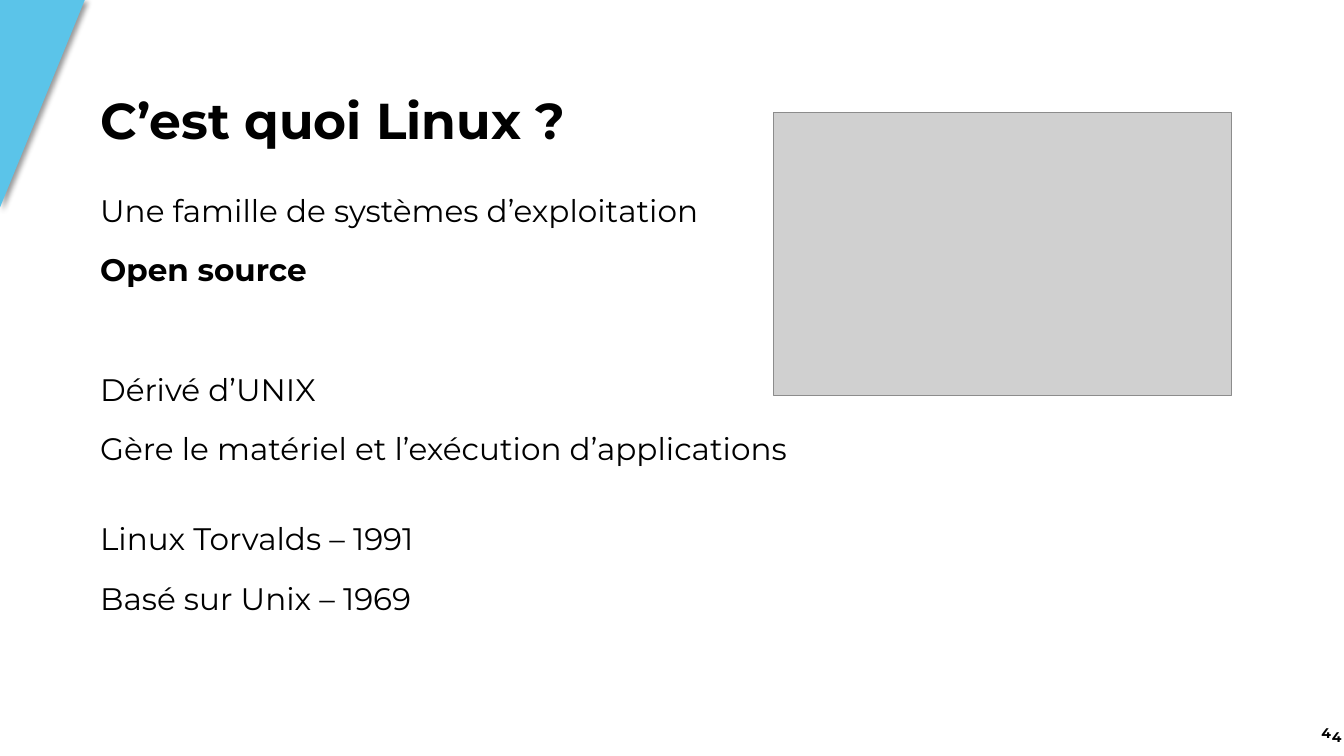
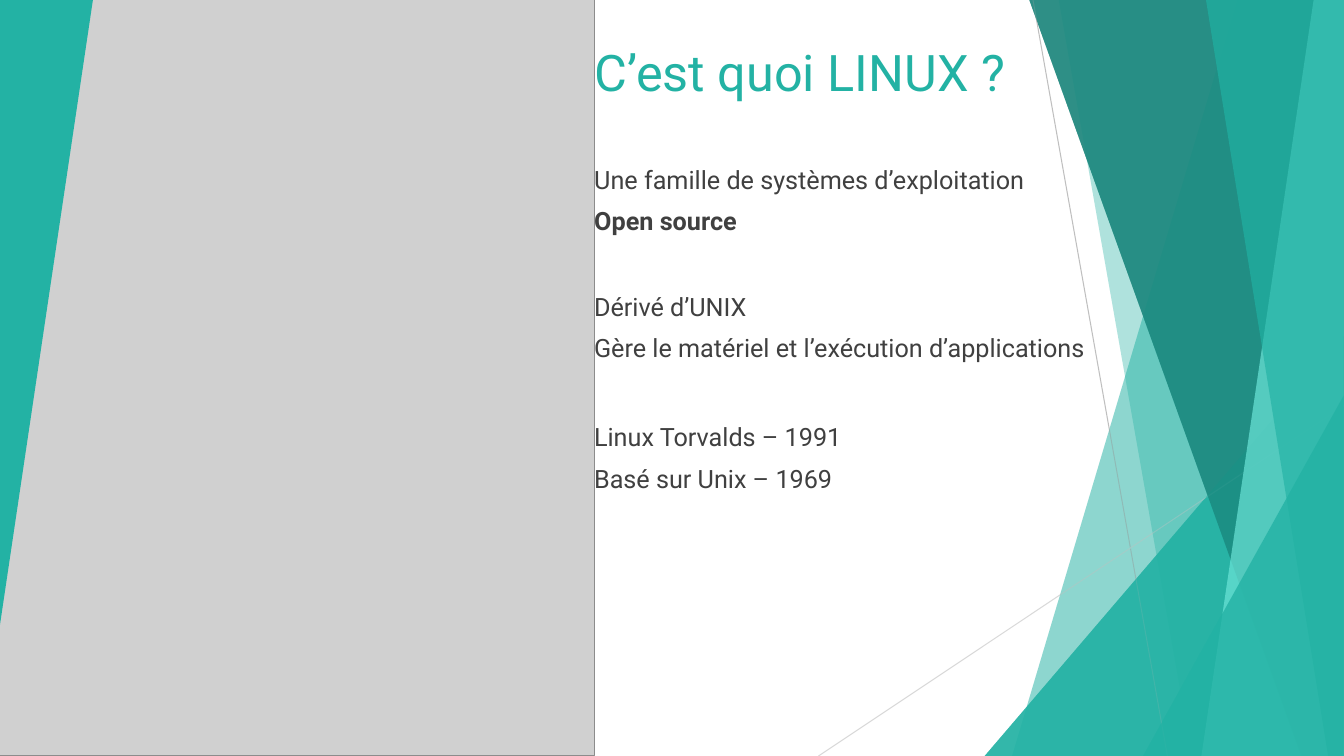
Before and after one commit to Lyon-Ynov-Campus/Docs, a slide deck: slide 5 of Ymmersions/Ymmersion - Linux.pptx (slide 4 before the commit). Drawn at 1344x756 pixels with LibreOffice and Linux fonts; fonts in the diff are those of the drawing; grey boxes stand for pictures; background and template pictures are left out. Boxes give left, top, right and bottom in pixels: in the first picture for what was removed or moved away, otherwise in the second. Text is boxed around its words. In the diff, an @@ line names an element or a change of style, - is before the commit and + after.

Commit message:
New presentation for Ymmersion Linux

```diff
--- a/Ymmersions/Ymmersion - Linux.pptx
+++ b/Ymmersions/Ymmersion - Linux.pptx
@@ picture: place and size @@
-picture at [773, 113, 1232, 395]
+picture at [0, 0, 595, 756]
@@ triangle removed at [0, 0, 85, 208] @@
@@ triangle added at [0, 0, 93, 625], fill #23B2A4 @@
@@ text "C’est quoi LINUX ?" at [595, 53, 969, 102]: vertical alignment middle to top @@
@@ text at [595, 53, 969, 102]: text changed; font Montserrat to Roboto; text colour #000000 to #23B2A4; bold off @@
-C’est quoi Linux ?
+C’est quoi LINUX ?
@@ text added at [594, 166, 1024, 236], 18 pt, text #404040 @@
+Une famille de systèmes d’exploitation
+Open source
@@ text removed at [100, 198, 787, 611] @@
-Une famille de systèmes d’exploitation
-Open source
-Dérivé d’UNIX
-Gère le matériel et l’exécution d’applications
-Linux Torvalds – 1991
-Basé sur Unix – 1969
@@ text added at [594, 293, 1084, 363], 18 pt, text #404040 @@
+Dérivé d’UNIX
+Gère le matériel et l’exécution d’applications
@@ group added at [0, 0, 1344, 756]: 5 freeform shapes, 3 triangles @@
@@ group added at [0, 0, 1344, 756]: 5 freeform shapes, 3 triangles, 2 lines @@
@@ text added at [594, 424, 842, 494], 18 pt, text #404040 @@
+Linux Torvalds – 1991
+Basé sur Unix – 1969
@@ page number removed at [1290, 713, 1342, 753] @@
-4
@@ page number removed at [1300, 718, 1344, 756] @@
-4
```
Also in this commit, not shown: 7 other slides changed, 5 slides added, 4 slides removed.
